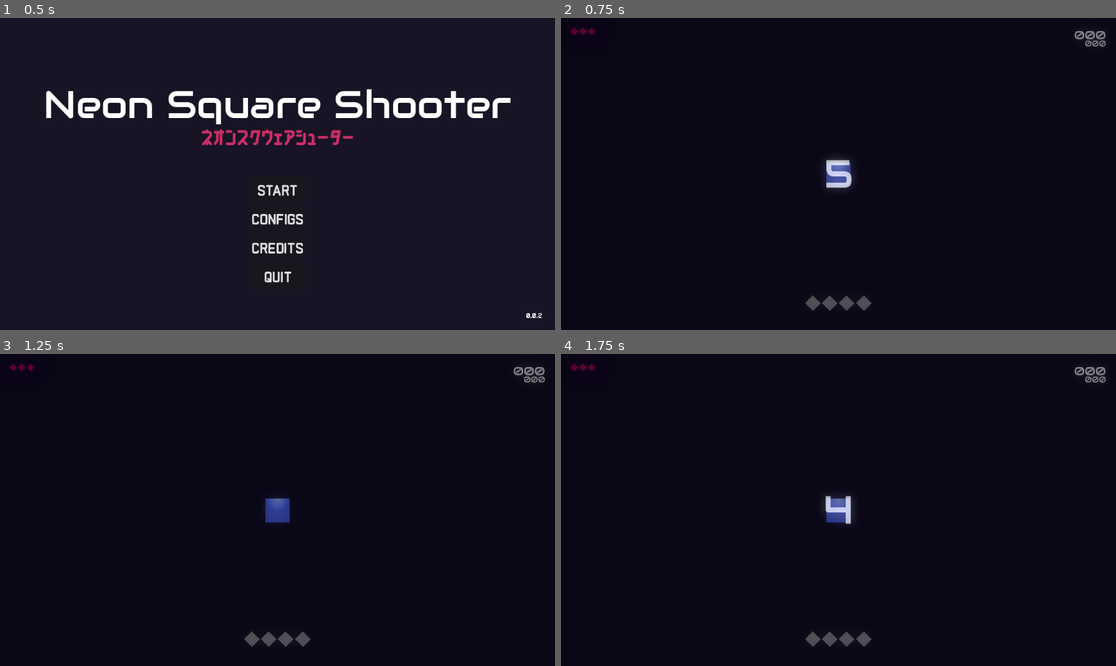
Above: before the commit, frames 1-4 (two rows, left to right).
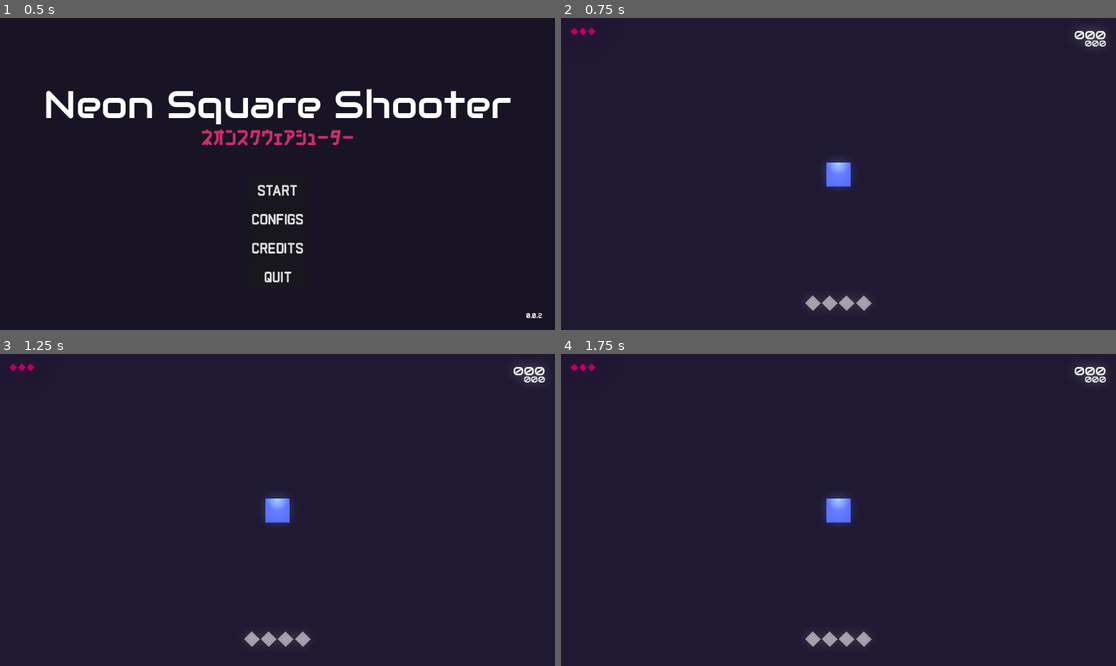
Above: after the commit, the same moments.

Repository: matheusmondenez/my-first-platform-game
Game: Godot game, scene res://wave_shooter/ui/main_menu.tscn
Two runs of this game, one before a commit and one after it. Both use one fixed random seed, a clock stepped at 60 frames per second and the inputs below.
Inputs (mouse positions are in pixels of both pictures, inside the frame that each line leads up to):
- Up to frame 1 (0.5 s): no input
- Up to frame 2 (0.75 s): click "START" at 0.5 s
- Up to frame 3 (1.25 s): no input
- Up to frame 4 (1.75 s): tap Enter at 1.25 s; move the mouse to (960, 494) at 1.27 s; press the mouse at (960, 494) at 1.28 s; hold D (right) from 1.28 s (still down); tap W (up) at 1.52 s; tap Tab (toggle_auto_shot) at 1.55 s

Frame 1 is identical in both runs. In frame 2, 100% of the frame differs, in the area x 0-100%, y 0-100%; in frame 3, 100%; in frame 4, 100%.

Commit message:
creates auto shot toggle icon

Diff:
--- /dev/null
+++ b/wave_shooter/assets/icons/auto.svg
@@ -0,0 +1 @@
+<?xml version="1.0" ?><svg fill="none" height="24" stroke-width="1.5" viewBox="0 0 24 24" width="24" xmlns="http://www.w3.org/2000/svg"><path d="M3.42596 13.0064C3.36853 13.0053 3.36853 13.0053 3.31129 13C2.67797 12.9296 2.21591 12.3021 2.27924 11.5983L2.88954 4.1532C2.94845 3.49854 3.4442 3 4.03626 3H8.49908C8.62656 3 8.75315 3.0235 8.87371 3.06956C9.47561 3.29947 9.79582 4.02807 9.58892 4.69693L8.09993 8.80233L10.8465 8.80235C11.0497 8.80235 11.2493 8.86206 11.4251 8.97543C11.9755 9.33051 12.1627 10.1142 11.8432 10.7259C11.4287 11.5409 7.26319 18.5413 5.91711 20.8004C5.80995 20.9802 5.53566 20.8921 5.54792 20.6831L5.99864 13L3.42596 13.0064Z" stroke="currentColor" stroke-linecap="round" stroke-linejoin="round"/><path d="M16 9.5L16.6923 8M22 9.5L21.3077 8M21.3077 8L19 3L16.6923 8M21.3077 8H16.6923" stroke="currentColor" stroke-linecap="round" stroke-linejoin="round"/></svg>
--- a/wave_shooter/levels/arena.gd
+++ b/wave_shooter/levels/arena.gd
@@ -10,6 +10,8 @@
 	DECREASE
 }
 
+@onready var auto_shot_icon: TextureRect = $UI/HUD/Score/PointsContainer/AutoShotToggle
+
 func _ready() -> void:
 	Global.player.life_decreased.connect(update_hud_lifes.bind(LIFES_UPDATE.DECREASE))
 	Global.player.life_increased.connect(update_hud_lifes.bind(LIFES_UPDATE.INCREASE))
@@ -20,6 +22,7 @@
 func _unhandled_key_input(event: InputEvent) -> void:
 	if event.is_action_pressed("toggle_auto_shot"):
 		Configs.game_configs.auto_shot = !Configs.game_configs.auto_shot
+		auto_shot_icon.visible = Configs.game_configs.auto_shot
 
 func _exit_tree() -> void:
 	Global.parent_node_creation = null
--- a/wave_shooter/levels/arena.tscn
+++ b/wave_shooter/levels/arena.tscn
@@ -8,6 +8,7 @@
 [ext_resource type="Script" path="res://wave_shooter/ui/points.gd" id="4_qyixy"]
 [ext_resource type="Script" path="res://wave_shooter/ui/high_score.gd" id="5_60vb7"]
 [ext_resource type="Script" path="res://wave_shooter/ui/camera.gd" id="5_nfxav"]
+[ext_resource type="Texture2D" uid="uid://clo8m86lf2b05" path="res://wave_shooter/assets/icons/auto.svg" id="8_bguaw"]
 [ext_resource type="PackedScene" uid="uid://dwcwbtu515v06" path="res://wave_shooter/ui/cooldown_icon.tscn" id="9_k2c0a"]
 
 [sub_resource type="Environment" id="Environment_sgqdw"]
@@ -48,6 +49,7 @@
 [node name="UI" type="Node2D" parent="."]
 
 [node name="CountDown" parent="UI" instance=ExtResource("2_575tc")]
+visible = false
 offset_right = 1152.0
 offset_bottom = 648.0
 
@@ -102,6 +104,15 @@
 text = "000"
 horizontal_alignment = 2
 script = ExtResource("5_60vb7")
+
+[node name="AutoShotToggle" type="TextureRect" parent="UI/HUD/Score/PointsContainer"]
+visible = false
+layout_direction = 2
+layout_mode = 2
+size_flags_horizontal = 8
+size_flags_vertical = 8
+texture = ExtResource("8_bguaw")
+stretch_mode = 2
 
 [node name="Life" type="Control" parent="UI/HUD"]
 layout_mode = 1
Not shown, added: wave_shooter/assets/icons/auto.svg.import
Not shown: 1 places in wave_shooter/levels/arena.tscn that only renumber resources
